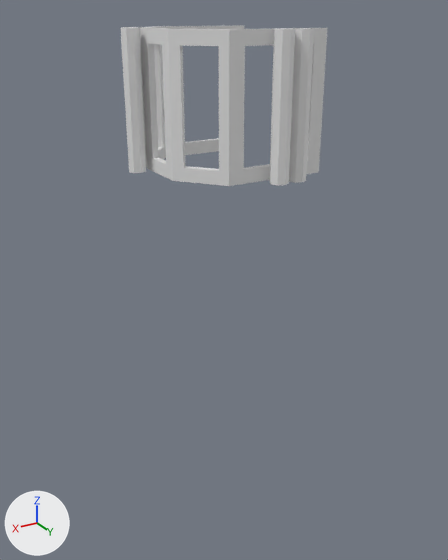
A saved change to the Blender file Assets/ElevatorShaft.blend.
Rendered twice from a 50 mm camera at (2.47, 4.12, 1.09) aimed at (0.04, 0.08, -0.93). Every picture has the same lights, and +X, +Y and +Z are marked at lower left. The older version comes first.
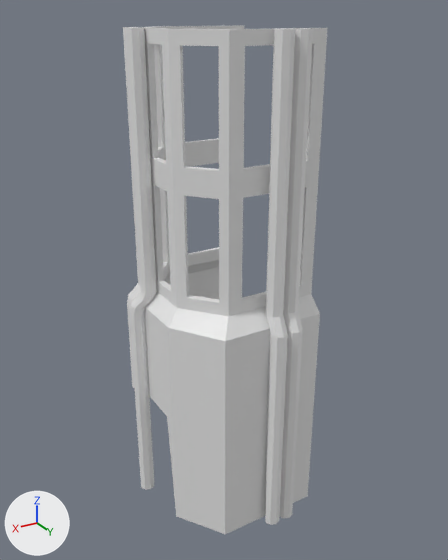
What changed in the scene script:
```text
Change me_plane_001:
    used by ob_elvatorshaft; location = (0.0, 0.0, 0.0)
    remove me_plane_001.from_pydata(...)  # 118 vertices, 115 faces; spans x -0.5..0.55, y -0.551..0.55, z 0.0..1.0
    add me_plane_001.from_pydata(...)  # 258 vertices, 255 faces; spans x -0.5..0.652, y -0.673..0.672, z -2.0..2.0
    me_plane_001 part 1: 96 vertices added at x -0.5..0.55, y -0.551..0.55, z 1.1..2.0
    me_plane_001 part 2: 44 vertices added at x -0.5..0.652, y -0.673..0.672, z -2.0..-0.125
Change me_cylinder_001:
    used by ob_cylinder_001; location = (-0.059, 0.659, 0.5); scale = (0.338, 0.338, 1.0)
    remove me_cylinder_001.from_pydata(...)  # 16 vertices, 10 faces; spans x -0.2..0.2, y -0.2..0.2, z -0.5..0.5
    add me_cylinder_001.from_pydata(...)  # 32 vertices, 26 faces; spans x -0.2..0.2, y -0.2..0.398, z -0.836..0.5
    me_cylinder_001 part 3: 3 vertices moved from x -0.141..0.141, y -0.2..-0.141, z -0.5 to x -0.141..0.141, y -0.002..0.057, z -0.5; 5 vertices removed from x -0.2..0.2, y 0.0..0.2, z -0.5; 21 vertices added at x -0.2..0.2, y -0.2..0.398, z -0.836..-0.172
Change me_cylinder_002:
    used by ob_cylinder_002; location = (0.569, -0.323, 0.5); scale = (0.338, 0.338, 1.0)
    remove me_cylinder_002.from_pydata(...)  # 16 vertices, 10 faces; spans x -0.2..0.2, y -0.2..0.2, z -0.5..0.5
    add me_cylinder_002.from_pydata(...)  # 48 vertices, 42 faces; spans x -0.2..0.455, y -0.385..0.2, z -0.5..0.5
    me_cylinder_002 part 4
    8 vertices are removed from x -0.2..0.2, y -0.2..0.2, z -0.5
    9 faces are deleted
    24 vertices are added at x -0.124..0.455, y -0.385..0.15, z -0.5..-0.175
    8 new vertices lie (0.0, 0.0, -0.663) away from vertices in x -0.2..0.2, y -0.2..0.2, z 0.5
    8 new vertices lie (0.0, 0.0, 0.269) away from vertices in x 0.055..0.455, y -0.385..0.015, z -0.5
    41 new faces join them
Change me_cylinder_003:
    used by ob_cylinder_003; location = (0.645, -0.182, 0.5); scale = (0.338, 0.338, 1.0)
    remove me_cylinder_003.from_pydata(...)  # 16 vertices, 10 faces; spans x -0.2..0.2, y -0.2..0.2, z -0.5..0.5
    add me_cylinder_003.from_pydata(...)  # 48 vertices, 42 faces; spans x -0.2..0.455, y -0.385..0.2, z -0.836..0.5
    me_cylinder_003 part 5: 4 vertices moved from x -0.2..0.141, y -0.2..0.0, z -0.5 to x 0.055..0.397, y -0.385..-0.185, z -0.5; 4 vertices removed from x -0.141..0.2, y 0.0..0.2, z -0.5; 36 vertices added at x -0.2..0.455, y -0.385..0.2, z -0.836..-0.163
Add me_cylinder_005:
    me_cylinder_005.from_pydata(...)  # 32 vertices, 26 faces; spans x -0.2..0.2, y -0.2..0.398, z -0.836..0.5
Change ob_elvatorshaft:
    ob_elvatorshaft.location: (0.0, 0.0, 0.0) -> (0.0, 0.0, -1.0)
Change ob_cylinder_001:
    ob_cylinder_001.location: (-0.059, 0.659, 0.5) -> (-0.059, 0.659, -0.5)
    ob_cylinder_001.scale: (0.338, 0.338, 1.0) -> (0.338, 0.338, 3.0)
Change ob_cylinder_002:
    ob_cylinder_002.location: (0.569, -0.323, 0.5) -> (0.569, -0.323, -0.5)
    ob_cylinder_002.scale: (0.338, 0.338, 1.0) -> (0.338, 0.338, 3.0)
Change ob_cylinder_003:
    ob_cylinder_003.location: (0.645, -0.182, 0.5) -> (0.609, -0.173, -0.5)
    ob_cylinder_003.scale: (0.338, 0.338, 1.0) -> (0.338, 0.338, 3.0)
Add ob_cylinder_004:
    ob_cylinder_004 = bpy.data.objects.new('Cylinder.004', me_cylinder_005)
    ob_cylinder_004.location = (-0.2, 0.659, -0.5)
    ob_cylinder_004.scale = (0.338, 0.338, 3.0)
```

Boxes [x1, y1, x2, y2] around the edits, measured in the pictures (448 x 560 px):
'ElvatorShaft', reshaped, moved (215% taller): before [140, 25, 328, 186]; after [141, 25, 328, 534]
'Cylinder.001', reshaped, moved, rescaled (19% wider, 217% taller): before [270, 29, 295, 185]; after [265, 29, 295, 525]
'Cylinder.003', reshaped, moved, rescaled (19% wider, 217% taller): before [120, 28, 146, 173]; after [126, 28, 157, 490]
'Cylinder.004', added: after [279, 29, 313, 519]
'Cylinder.002', reshaped, moved, rescaled: before [123, 27, 147, 167]; after [123, 27, 141, 388]
part 1 of me_plane_001, added: after [141, 25, 328, 186]
part 2 of me_plane_001, added: after [145, 260, 320, 534]
'Cylinder', unchanged, covered by the edit: before [289, 29, 314, 183]
